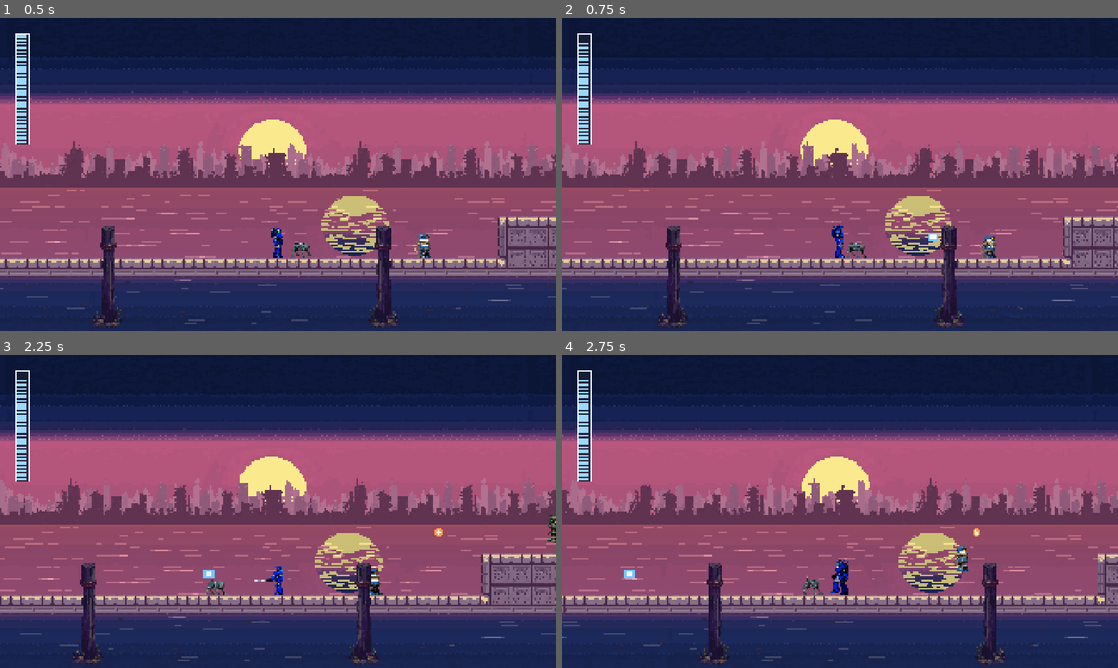
Above: before the commit, frames 1-4 (two rows, left to right).
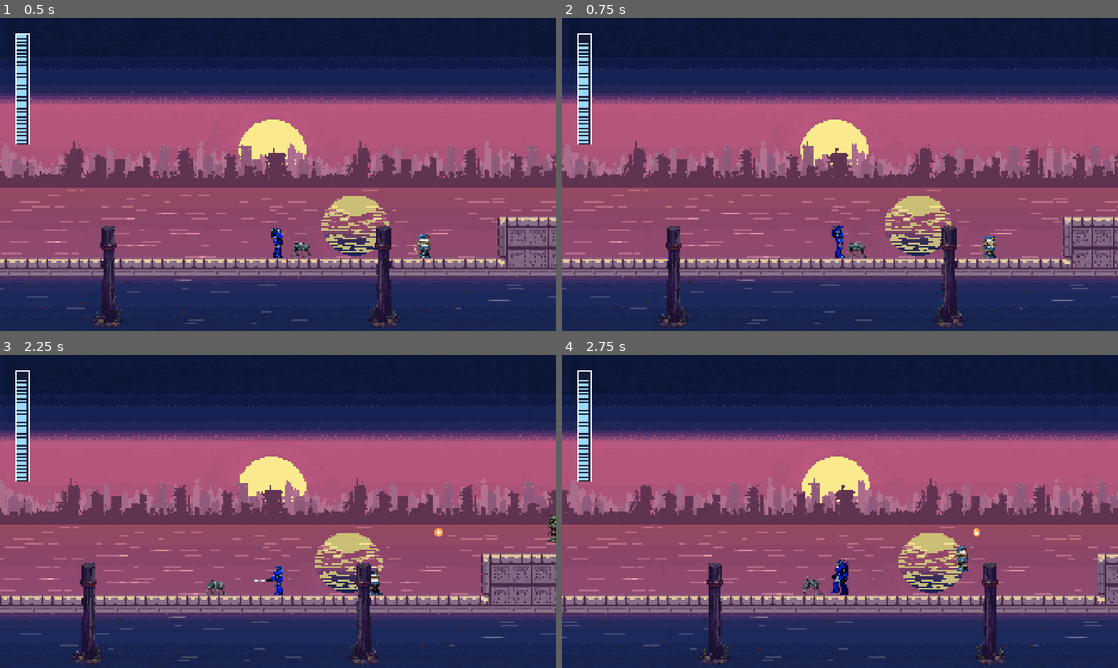
Above: after the commit, the same moments.

Repository: shereckdaniel-byte/mega_man_style_game
Game: Godot game, scene res://scenes/stages/dawn_boardwalk/art_preview.tscn
Same seed, same stepped clock (60 frames per second), same inputs: the game is played once before the commit and once after it. This scene is started directly instead of the project's main scene.
Inputs (mouse positions are in pixels of both pictures, inside the frame that each line leads up to):
- Up to frame 1 (0.5 s): no input
- Up to frame 2 (0.75 s): tap Enter (pause) at 0.5 s; move the mouse to (962, 158) at 0.52 s; hold Right (move_right) from 0.53 s (still down); hold X (shoot) from 0.53 s (still down); click (962, 158) at 0.67 s
- Up to frame 3 (2.25 s): tap Z (jump) at 0.77, 0.8, 1.07 s; release Right (move_right) at 1.25 s; release X (shoot) at 1.25 s; drag from (166, 527) to (366, 542) at 1.27 s; move the mouse to (333, 442) at 2.02 s; hold Left (move_left) from 2.03 s (still down); hold X (shoot) from 2.03 s (still down)
- Up to frame 4 (2.75 s): keep holding Left (move_left); keep holding X (shoot); tap Z (jump) at 2.3 s

Frame 1 is identical in both runs. In frame 2, less than 0.1% of the frame differs, in the area x 65-68%, y 68-72%; in frame 3, less than 0.1%, in the area x 36-39%, y 68-72%; in frame 4, less than 0.1%.

Commit message:
Fix: most of stage 1's enemies could not be shot at all
The buster fires from 16 NES px above the player's feet and the pellet is
6 tall, so a standing shot occupies the band 13 to 19 px above the ground.
Enemy hurtboxes run from the feet to body_size().y. The Dockrat's was 10.6
and the Limpet's 11.2 -- entirely below the shot -- and the Bollard's 14.4
overlapped by 1.4 px. The most common enemy in the game was unkillable, and
had been for two milestones.

Verified rather than inferred: a player and a Dockrat on the same floor,
three pellets fired point blank, enemy HP 3 to 3.

The hurtbox no longer follows the body down. Enemy.MIN_HURTBOX_NES is the
floor, hurtbox_size() applies it, and an enemy that genuinely should not be
shootable from the ground overrides shootable_from_the_ground() and says so
-- which the flyer does, because a minimum would hang a tile of invisible
hurtbox below something drawn in mid-air.

Body sizes are unchanged. Raising them would have worked and would also
have changed how every one of these enemies reads on screen; the hurtbox is
the thing that was wrong, so the hurtbox is the thing that moved.

A flyer's fairness is its path instead, and the Gullbot's was wrong in the
same way for a different reason: sweeping 1.5 tiles either side of a marker
5 tiles up put its whole arc above a standing shot's 1.19 tiles and above a
jumping one's 4.08 for all but a sliver. Its marker drops to 3, where the
bottom of the arc comes down to 0.9.

The walker's comment justified two thirds of a tile by saying a full-tile
walker would not fit under the boardwalk's raised sections. There is
nothing to fit under -- those sections are solid blocks standing on the
deck. The comment now says what the number is actually for.

Why 193 passing tests missed it: tests/test_enemies.gd places a Hitbox
directly onto a Hurtbox, which proves the damage pipeline works and says
nothing about whether a shot the player fires can reach. It never fires
one. tests/test_enemy_hittability.gd fires the real buster from a real
Player and waits for the enemy to die, and ties MIN_HURTBOX_NES to
Player.DEFAULT_MUZZLE so moving the muzzle fails a test rather than
quietly un-shooting half the roster.

201 tests, 6197 assertions, 0 failed.

Co-Authored-By: Claude Opus 5 <noreply@anthropic.com>
Claude-Session: https://claude.ai/code/session_015PkrcNeXCgMro4PxcBLC39

Diff:
--- a/scenes/actors/enemies/enemy.gd
+++ b/scenes/actors/enemies/enemy.gd
@@ -183,7 +183,7 @@
 	hurtbox.name = "Hurtbox"
 	hurtbox.collision_layer = Layers.bit(Layers.ENEMY_HURTBOX)
 	hurtbox.collision_mask = 0
-	hurtbox.add_child(_box_shape())
+	hurtbox.add_child(_hurt_shape())
 	add_child(hurtbox)
 
 
@@ -201,6 +201,17 @@
 	add_child(contact)
 
 
+## The hurtbox's shape. Uses `hurtbox_size()` rather than `body_size()` so a
+## short enemy still reaches the buster's line -- see MIN_HURTBOX_NES.
+func _hurt_shape() -> CollisionShape2D:
+	var shape := CollisionShape2D.new()
+	var rect := RectangleShape2D.new()
+	rect.size = hurtbox_size()
+	shape.shape = rect
+	shape.position.y = -rect.size.y * 0.5
+	return shape
+
+
 ## Default box, sized from the body's own collision shape so a subclass only has
 ## to set that one shape and the hurt/contact boxes follow.
 func _box_shape() -> CollisionShape2D:
@@ -216,3 +227,43 @@
 ## one tile, which is the size of most NES small fry.
 func body_size() -> Vector2:
 	return Vector2(tuning.tile_size(), tuning.tile_size())
+
+
+## The height an enemy's hurtbox must reach to be shootable, in NES px.
+##
+## The buster fires from 16 NES px above the player's feet (Player.MUZZLE) and
+## the pellet is 6 tall, so a standing shot occupies the band 13 to 19 px above
+## the ground. An enemy shorter than that is not "hard to hit" -- it is
+## **impossible** to hit, and nothing says so: the shot sails over and the enemy
+## does not react, which reads as a broken hitbox rather than a design choice.
+##
+## This is 16 rather than 13 so there is real overlap rather than a shot that
+## grazes the top pixel. Dockrat shipped at 10.6 and Limpet at 11.2; both were
+## unkillable for the whole of M4 and M5, and 193 passing tests did not notice,
+## because the enemy tests put a hitbox straight onto the hurtbox instead of
+## firing the buster. `tests/test_enemy_hittability.gd` fires it now.
+##
+## An enemy that genuinely should be un-shootable from the ground -- something
+## that burrows, or hugs a ceiling -- should say so by overriding
+## `shootable_from_the_ground()`, not by being quietly too short.
+const MIN_HURTBOX_NES := 16.0
+
+
+## Whether this enemy is meant to be hit by a standing shot. Almost everything
+## is; a subclass that means otherwise overrides this and says why.
+func shootable_from_the_ground() -> bool:
+	return true
+
+
+## The hurtbox's height, which is the body's own unless that would put the
+## enemy under the buster's line.
+##
+## Deliberately separate from `body_size()`: the body height decides where the
+## enemy fits and how it reads on screen, and those are not the same question as
+## whether it can be shot. Raising a Limpet's *body* to a full tile would stop it
+## looking like a limpet; raising its hurtbox does not.
+func hurtbox_size() -> Vector2:
+	var size := body_size()
+	if not shootable_from_the_ground():
+		return size
+	return Vector2(size.x, maxf(size.y, MIN_HURTBOX_NES * tuning.world_scale))
--- a/scenes/actors/enemies/flyer.gd
+++ b/scenes/actors/enemies/flyer.gd
@@ -55,3 +55,17 @@
 func body_size() -> Vector2:
 	var tile := tuning.tile_size()
 	return Vector2(tile * 0.9, tile * 0.6)
+
+
+## A flyer is fought in the air, so its hurtbox is its body and nothing more.
+##
+## Enemy's minimum exists to stop a *ground* enemy sitting under the buster's
+## line. Applying it here would hang a tile of invisible hurtbox below a flying
+## enemy, and the player would hit something where nothing is drawn.
+##
+## What makes a flyer fair is therefore its **path**, not its box: the bottom of
+## its sweep has to come within reach. At stage 1's placement the Gullbot
+## descends to 1.5 tiles above the deck, which a standing shot reaches at the
+## bottom of the arc and a jump reaches comfortably.
+func shootable_from_the_ground() -> bool:
+	return false
--- a/scenes/actors/enemies/walker.gd
+++ b/scenes/actors/enemies/walker.gd
@@ -71,8 +71,18 @@
 
 
 func body_size() -> Vector2:
-	# Two thirds of a tile: small fry read as small, and a walker that filled a
-	# tile would not fit under the boardwalk's raised sections.
+	# Two thirds of a tile, so small fry read as small.
+	#
+	# The second half of this comment used to claim a full-tile walker "would not
+	# fit under the boardwalk's raised sections". There is nothing to fit under:
+	# stage 1's raised sections are solid blocks standing on the deck, not
+	# overhangs. The constraint was imaginary, and the number it justified put
+	# the Dockrat's hurtbox at 10.6 NES px -- entirely below the buster's line,
+	# which made the most common enemy in the game unkillable.
+	#
+	# The height stays, because it is right for how the enemy reads. What
+	# changed is that the hurtbox no longer follows it down: see
+	# Enemy.MIN_HURTBOX_NES.
 	var tile := tuning.tile_size()
 	return Vector2(tile * 0.66, tile * 0.66)
 
--- a/scenes/stages/dawn_boardwalk/dawn_boardwalk.gd
+++ b/scenes/stages/dawn_boardwalk/dawn_boardwalk.gd
@@ -89,7 +89,12 @@
 		"enemies": [
 			[HOPPER, "bollard", &"hop", 16.0, 0.0],
 			[TURRET, "lampjack", &"idle", 23.0, 2.0],
-			[FLYER, "gullbot", &"fly", 8.0, 5.0],
+			# 3 tiles up, not 5. A flyer sweeps 1.5 tiles either side of its
+			# marker, so 5 put the Gullbot's whole arc at 3.5-6.5 tiles -- above
+			# a standing shot (which reaches 1.19) and above a jumping one
+			# (4.08) for all but a sliver of its cycle. At 3 it descends to 1.5,
+			# where a standing player can catch it at the bottom of the arc.
+			[FLYER, "gullbot", &"fly", 8.0, 3.0],
 		],
 		"checkpoint": 2.0,
 	},
--- /dev/null
+++ b/tests/test_enemy_hittability.gd
@@ -0,0 +1,175 @@
+## Can the player actually shoot this enemy?
+##
+## The question `tests/test_enemies.gd` does not ask. That file places a Hitbox
+## directly onto an enemy's Hurtbox and checks the damage arrives, which proves
+## the damage pipeline works and proves nothing at all about whether a shot the
+## player fires can reach the enemy. It cannot: it never fires one.
+##
+## For two milestones the Dockrat -- the most common enemy in stage 1 -- had a
+## hurtbox 10.6 NES px tall under a buster line at 13, so every shot passed over
+## it and it could not be killed. 193 tests passed throughout. This file fires
+## the real buster from a real Player at a real enemy and waits for it to die,
+## which is the only version of the question that has an honest answer.
+extends TestCase
+
+const PLAYER_SCENE := preload("res://scenes/actors/player/player.tscn")
+const WALKER := preload("res://scenes/actors/enemies/walker.gd")
+const HOPPER := preload("res://scenes/actors/enemies/hopper.gd")
+const TURRET := preload("res://scenes/actors/enemies/turret.gd")
+const SPAWNER := preload("res://scenes/actors/enemies/spawner.gd")
+const CRAWLER := preload("res://scenes/actors/enemies/wall_crawler.gd")
+const FLYER := preload("res://scenes/actors/enemies/flyer.gd")
+
+const FLOOR_TOP := 600.0
+const PLAYER_X := 300.0
+const ENEMY_X := 700.0
+## Frames to keep firing before giving up. An enemy has 3 HP, the buster does 1,
+## and only 3 pellets may be live, so this is many times what it needs.
+const PATIENCE := 400
+
+var root: Node2D
+var player: Player
+
+
+func is_async() -> bool:
+	return true
+
+
+func before_each_async() -> void:
+	root = Node2D.new()
+	tree.root.add_child(root)
+	_add_floor()
+	player = PLAYER_SCENE.instantiate()
+	player.position = Vector2(PLAYER_X, FLOOR_TOP)
+	root.add_child(player)
+	await _frames(8)
+
+
+func after_each_async() -> void:
+	if is_instance_valid(root):
+		root.queue_free()
+	await tree.physics_frame
+
+
+# --- One test per ground archetype ------------------------------------------------
+
+func test_a_walker_can_be_shot() -> void:
+	await _assert_killable(WALKER, "walker (Dockrat)")
+
+
+func test_a_hopper_can_be_shot() -> void:
+	await _assert_killable(HOPPER, "hopper (Bollard)")
+
+
+func test_a_turret_can_be_shot() -> void:
+	await _assert_killable(TURRET, "turret (Lampjack)")
+
+
+func test_a_spawner_can_be_shot() -> void:
+	await _assert_killable(SPAWNER, "spawner (Barnacle Hive)")
+
+
+func test_a_wall_crawler_can_be_shot() -> void:
+	await _assert_killable(CRAWLER, "wall crawler (Limpet)")
+
+
+# --- The rule behind it ------------------------------------------------------------
+
+## Ties Enemy's minimum to the buster's actual geometry. Both numbers are
+## authored in different files, and the whole bug was that nothing connected
+## them -- move the muzzle and this fails rather than quietly un-shooting half
+## the roster.
+func test_the_minimum_hurtbox_reaches_the_busters_line() -> void:
+	var muzzle: float = -Player.DEFAULT_MUZZLE.y
+	var shot_bottom := muzzle - BusterShot.SIZE_NES.y * 0.5
+	assert_true(Enemy.MIN_HURTBOX_NES > shot_bottom,
+		"the minimum hurtbox (%.1f) does not reach the bottom of the shot (%.1f)"
+			% [Enemy.MIN_HURTBOX_NES, shot_bottom])
+	# And with room to spare, not by a pixel.
+	assert_true(Enemy.MIN_HURTBOX_NES - shot_bottom >= 2.0,
+		"only %.1f NES of overlap; a graze is not a hit"
+			% (Enemy.MIN_HURTBOX_NES - shot_bottom))
+
+
+## Every ground enemy is shootable by default. An enemy that means otherwise has
+## to say so out loud, so "too short to hit" cannot happen by accident again.
+func test_ground_enemies_are_shootable_unless_they_say_otherwise() -> void:
+	for script in [WALKER, HOPPER, TURRET, SPAWNER, CRAWLER]:
+		var enemy := script.new() as Enemy
+		root.add_child(enemy)
+		assert_true(enemy.shootable_from_the_ground(),
+			"%s opted out of being shootable" % enemy.get_script().resource_path)
+		assert_true(enemy.hurtbox_size().y >= Enemy.MIN_HURTBOX_NES * enemy.tuning.world_scale,
+			"%s hurtbox is %.1f px, under the %.1f px floor"
+				% [enemy.get_script().resource_path, enemy.hurtbox_size().y,
+					Enemy.MIN_HURTBOX_NES * enemy.tuning.world_scale])
+		enemy.queue_free()
+
+
+## The flyer is the deliberate exception, and its fairness comes from its path
+## instead: the bottom of the sweep has to enter the band a standing shot
+## occupies, or it is unkillable in a different way.
+func test_the_flyer_opts_out_but_its_arc_comes_within_reach() -> void:
+	var flyer := FLYER.new() as Enemy
+	root.add_child(flyer)
+	assert_false(flyer.shootable_from_the_ground())
+	assert_almost_eq(flyer.hurtbox_size().y, flyer.body_size().y, 0.01,
+		"a flyer's hurtbox should be its body")
+
+	var tile: float = flyer.tuning.tile_size()
+	var marker_tiles := 3.0  # DawnBoardwalk's Gullbot row, above the deck
+	var amplitude: float = flyer.get("amplitude_tiles")
+	var body_tiles: float = flyer.body_size().y / tile
+	# Lowest point of the hurtbox over the whole sweep.
+	var lowest := marker_tiles - amplitude - body_tiles
+	var shot_top: float = (-Player.DEFAULT_MUZZLE.y + BusterShot.SIZE_NES.y * 0.5) / 16.0
+	assert_true(lowest <= shot_top,
+		"the Gullbot's arc bottoms out at %.2f tiles, above the standing shot's %.2f"
+			% [lowest, shot_top])
+	flyer.queue_free()
+
+
+# --- Helpers ------------------------------------------------------------------------
+
+## Stands an enemy in front of the player and empties the buster into it.
+func _assert_killable(script: Script, label: String) -> void:
+	var enemy := script.new() as Enemy
+	enemy.position = Vector2(ENEMY_X, FLOOR_TOP)
+	root.add_child(enemy)
+	await _frames(6)
+
+	# The enemy has to be to the right for the player's default facing to point
+	# at it; assert that rather than assume it, or a failure here would read as
+	# a hitbox bug when it was the fixture.
+	assert_true(enemy.global_position.x > player.global_position.x,
+		"%s: fixture is wrong, the enemy is behind the player" % label)
+
+	var hp_before: int = enemy.health.current
+	for i in PATIENCE:
+		if not is_instance_valid(enemy) or enemy.is_dead():
+			break
+		player.fire()
+		await tree.physics_frame
+
+	var died: bool = not is_instance_valid(enemy) or enemy.is_dead()
+	assert_true(died, "%s survived %d frames of point-blank buster fire (hp %d -> %d)"
+		% [label, PATIENCE, hp_before,
+			enemy.health.current if is_instance_valid(enemy) else -1])
+
+
+func _add_floor() -> void:
+	var body := StaticBody2D.new()
+	body.collision_layer = Layers.bit(Layers.WORLD)
+	body.collision_mask = 0
+	var shape := CollisionShape2D.new()
+	var rect := RectangleShape2D.new()
+	rect.size = Vector2(4000.0, 200.0)
+	shape.shape = rect
+	body.add_child(shape)
+	body.position = Vector2(1000.0, FLOOR_TOP + 100.0)
+	root.add_child(body)
+
+
+func _frames(count: int) -> void:
+	for i in count:
+		await tree.physics_frame
Not shown, added: tests/test_enemy_hittability.gd.uid
